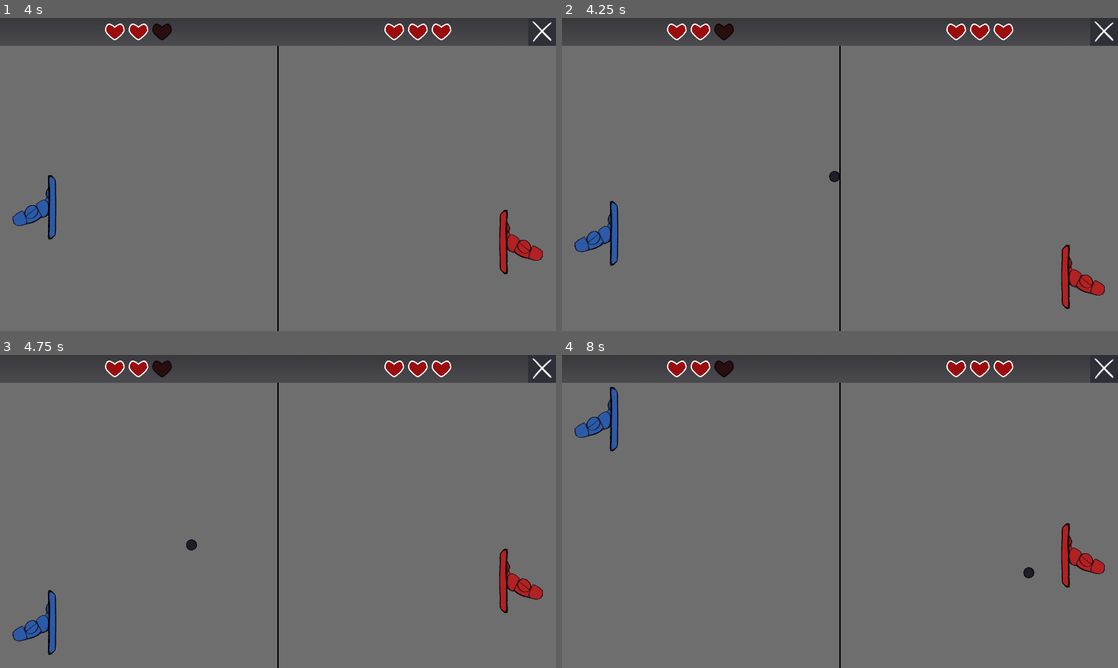
Above: before the commit, frames 1-4 (two rows, left to right).
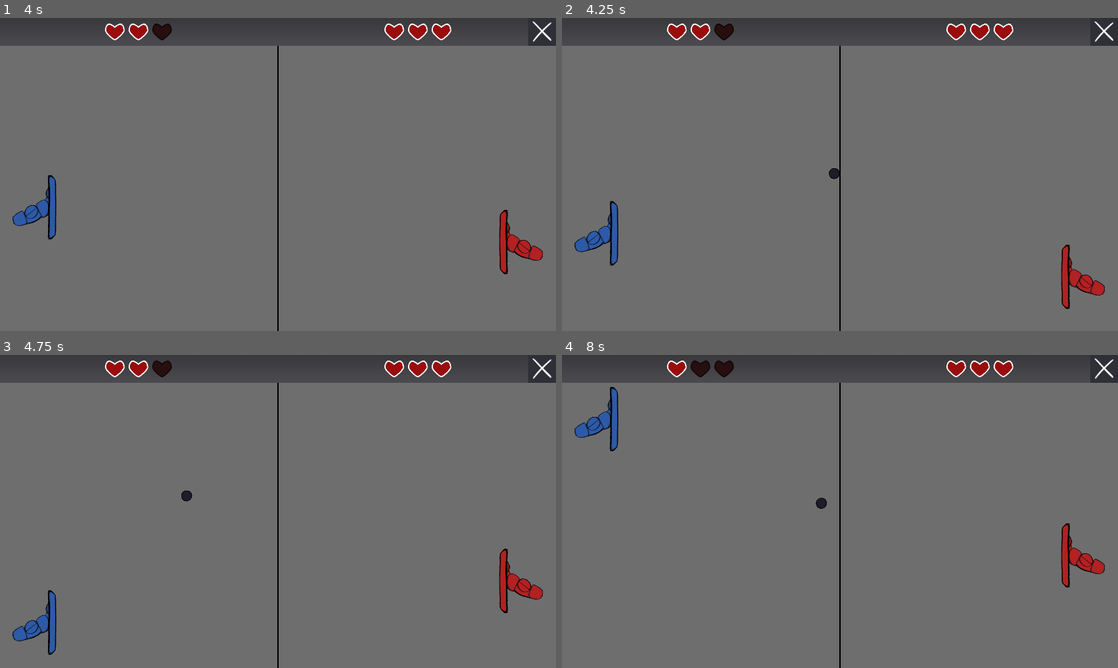
Above: after the commit, the same moments.

Repository: parrotwise/gmtk26-pong
Game: Godot game, scene res://Menu/main_menu.tscn
Two runs of this game, one before a commit and one after it. Both use one fixed random seed, a clock stepped at 60 frames per second and the inputs below. This scene is started directly instead of the project's main scene.
Inputs:
- Up to frame 1 (4 s): click "Play" at 0.5 s; hold Up (ui_up) 1.28-2.78 s; hold Down (ui_down) from 2.78 s (still down)
- Up to frame 2 (4.25 s): keep holding Down (ui_down)
- Up to frame 3 (4.75 s): keep holding Down (ui_down)
- Up to frame 4 (8 s): release Down (ui_down) at 5.03 s; hold Up (ui_up) from 5.03 s (still down)

Frame 1 is identical in both runs. In frame 2, less than 0.1% of the frame differs, in the area x 48-50%, y 48-53%; in frame 3, 0.1%; in frame 4, 0.3%, in the area x 23-85%, y 1-72%.

Commit message:
Implement AudioManager, integrate bounce and score sfx

Diff:
--- a/Scenes/game_scene.gd
+++ b/Scenes/game_scene.gd
@@ -10,3 +10,6 @@
 	GameManager.ball.score.connect(GameManager._on_score)
 	GameManager.player.no_health.connect(GameManager._on_lose_game)
 	GameManager.opponent.no_health.connect(GameManager._on_win_game)
+
+	GameManager.ball.bounce.connect(AudioManager.play.bind(AudioManager.sfx_bounce))
+	GameManager.ball.score.connect(AudioManager.play.bind(AudioManager.sfx_score))
--- /dev/null
+++ b/Scripts/audio_manager.gd
@@ -0,0 +1,22 @@
+extends Node
+
+
+@onready var sfx_bounce: AudioStream = preload('res://Audio/bounce_placeholder.wav')
+@onready var sfx_score: AudioStream = preload('res://Audio/score_placeholder.wav')
+
+
+func _ready() -> void:
+	var player: AudioStreamPlayer = AudioStreamPlayer.new()
+	player.name = 'Player'
+	add_child(player)
+
+
+func play(sfx: AudioStream, volume: float = 0.5) -> void:
+	if not has_node('Player') or $Player.playing:
+		return
+
+	$Player.stream = sfx
+	$Player.volume_db = linear_to_db(volume)
+	$Player.pitch_scale = RandUtil.randfloat(0.8, 1.2)
+
+	$Player.play()
--- a/project.godot
+++ b/project.godot
@@ -20,6 +20,7 @@
 Debug="*uid://dtu6x4vbmnofy"
 RandUtil="*uid://cg4b22r31tmss"
 GameManager="*uid://jxfpimqr4msc"
+AudioManager="*uid://eusu76adkhm4"
 
 [display]
 
Not shown, added: Audio/bounce_placeholder.wav.import
Not shown, added: Audio/score_placeholder.wav.import
Not shown, added: Scripts/audio_manager.gd.uid
Not shown, added: Audio/bounce_placeholder.wav
Not shown, added: Audio/score_placeholder.wav
